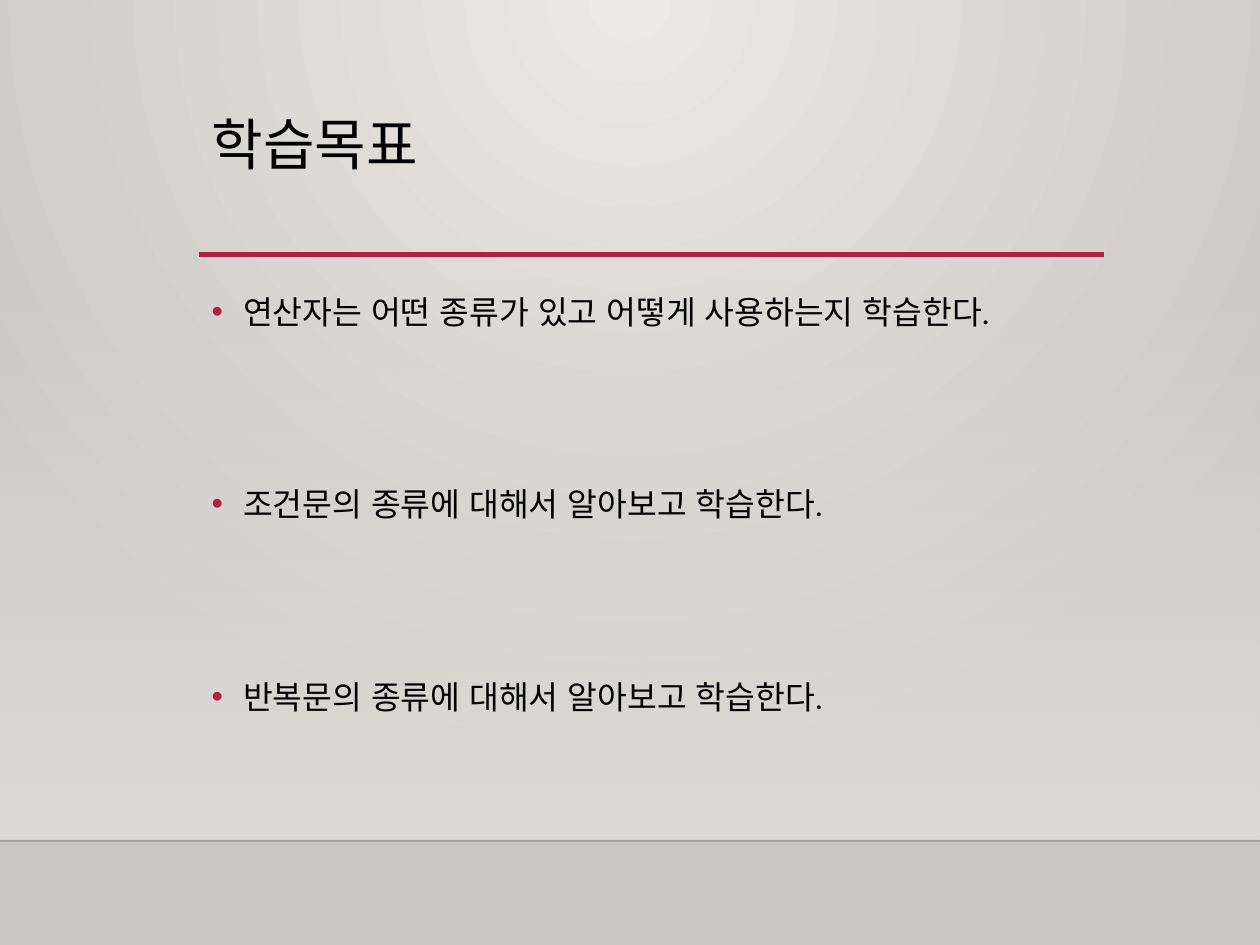
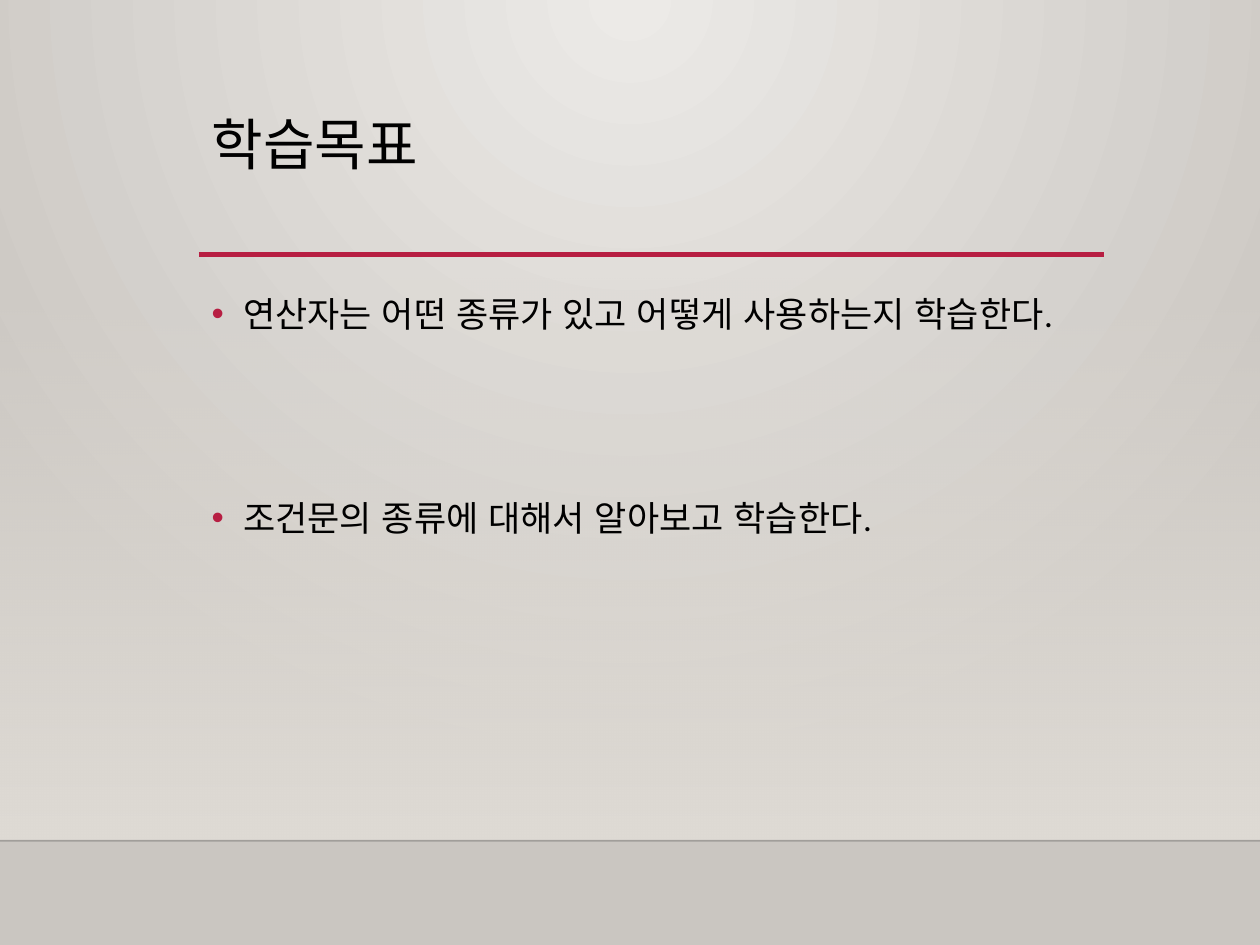
Before and after one commit to freshmea/weizman_python_class, a slide deck: slide 2 of textbook/파이썬3-1교시.pptx. Drawn at 1260x945 pixels with LibreOffice and Linux fonts; fonts in the diff are those of the drawing; background and template pictures are left out. Boxes give left, top, right and bottom in pixels: in the first picture for what was removed or moved away, otherwise in the second. Text is boxed around its words. In the diff, an @@ line names an element or a change of style, - is before the commit and + after.

```diff
--- a/textbook/파이썬3-1교시.pptx
+++ b/textbook/파이썬3-1교시.pptx
@@ text "연산자는 어떤 종류가 있고 어떻게 ..." at <box>243,298,1053,534</box>: size 18.5 to 20 pt @@
@@ text at <box>243,682,823,712</box>: paragraph removed @@
-• 반복문의 종류에 대해서 알아보고 학습한다.
```
Also in this commit, not shown: 3 other files.
